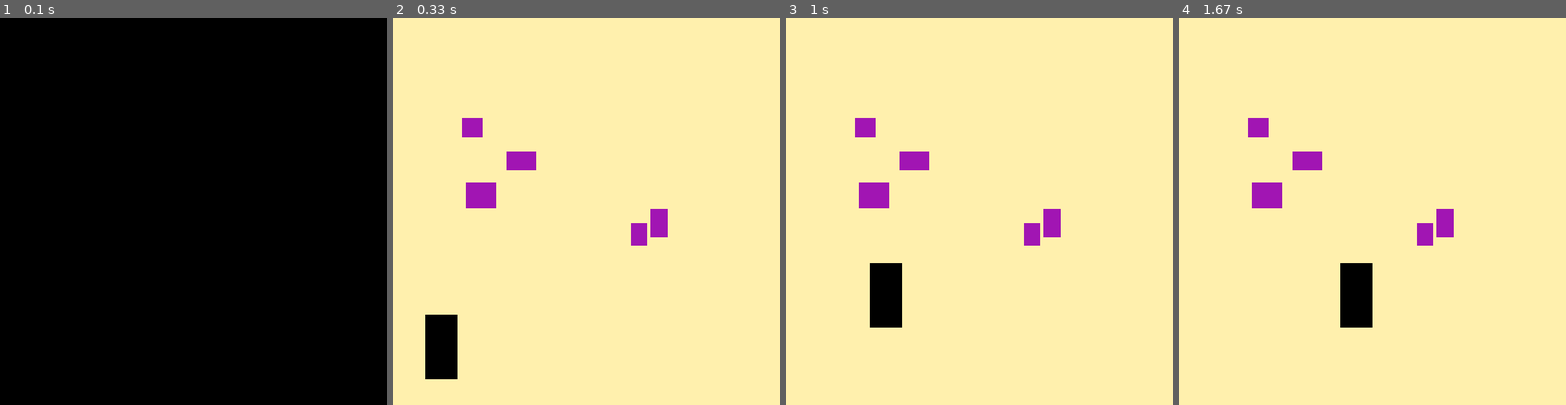
Above: before the commit, frames 1-4 (left to right).
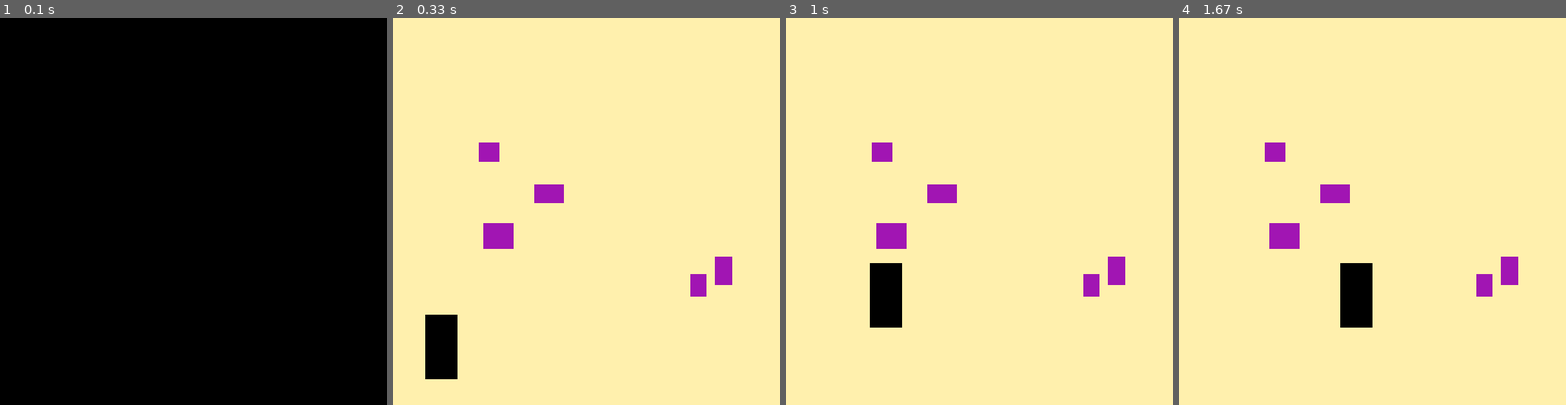
Above: after the commit, the same moments.

Repository: VicoVee/pygame-learning
Game: pygame game, started from trash.py
Two runs of this game, one before a commit and one after it. Both use one fixed random seed, a clock stepped at 60 frames per second and the inputs below.
Inputs:
- Up to frame 1 (0.1 s): no input
- Up to frame 2 (0.33 s): no input
- Up to frame 3 (1 s): hold D 0.33-0.8 s; hold W from 0.83 s (still down)
- Up to frame 4 (1.67 s): release W at 1.13 s; hold D 1.17-1.63 s

Frame 1 is identical in both runs. In frame 2, 3.5% of the frame differs, in the area x 17-88%, y 25-72%; in frame 3, 3.5%; in frame 4, 3.5%.

Commit message:
Created two new variables called Width and Height boundary, which just define the boundary for all sprites to move/appear in. I use this for the character movement and the generation of the trash sprites

Diff:
--- a/trash.py
+++ b/trash.py
@@ -25,14 +25,15 @@
 char_speed = 40
 
 #Window Boundaries
-widthBoundary = ScreenWidth - char_x - char_speed
+WidthBoundary = ScreenWidth - char_x - char_speed
+HelpeightBoundary = ScreenHeight- char_y - char_speed
 
 #Make a list of interactive trash sprites
 TrashPile= []
 for i in range(5):
     #Randomly assign a size and location of each piece of trash
-    trash_x = random.randint(5, ScreenWidth - 200)
-    trash_y = random.randint(5, ScreenHeight - 200)
+    trash_x = random.randint(5, ScreenWidth - 100)
+    trash_y = random.randint(5, ScreenHeight - 100)
     trash_w = random.randint(20, 50)
     trash_h = random.randint(20, 80)
     #Create and add them to the TrashPile list
@@ -55,11 +56,11 @@
         #Checks the key and moves the character correspondingly
         if keys[pygame.K_a] and char_x > char_speed:
             char_x -= char_speed
-        elif keys[pygame.K_d] and char_x < ScreenWidth - char_width - char_speed:
+        elif keys[pygame.K_d] and char_x < WidthBoundary:
             char_x += char_speed
         elif keys[pygame.K_w] and char_y > char_speed:
             char_y -= char_speed
-        elif keys[pygame.K_s] and char_y < ScreenHeight - char_height - char_speed:
+        elif keys[pygame.K_s] and char_y < HelpeightBoundary:
             char_y += char_speed
 
     #Load Background
